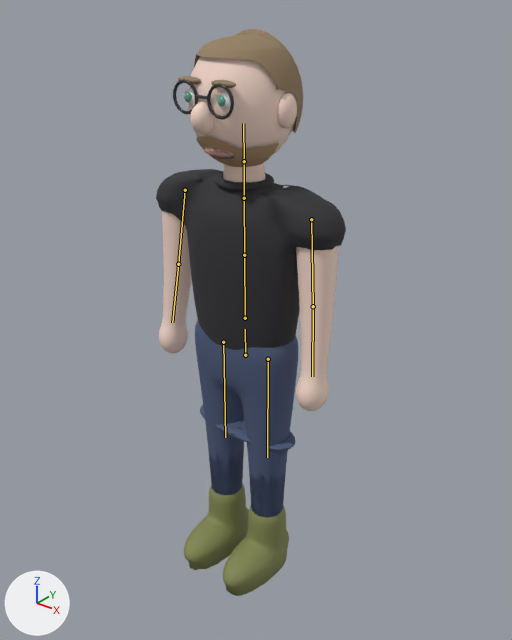
What one commit did to the glTF model assets/chars/julian.glb.
The view is the same before and after, from a 50 mm lens placed at (1.455, -1.758, 2.179), pointed at (0.034, 0.019, 1.077). Lighting does not change. The marker at lower left points along +X, +Y and +Z. The picture after the commit comes second. The bones that change are drawn over the model as lines.

The first picture shows 'Hals', 'Haut_Koerper', 'Hose', 'HoseDown', 'Kopf_Gruppe', 'Kragen', 'Schuh_L', 'Schuh_R', 'Shirt'.
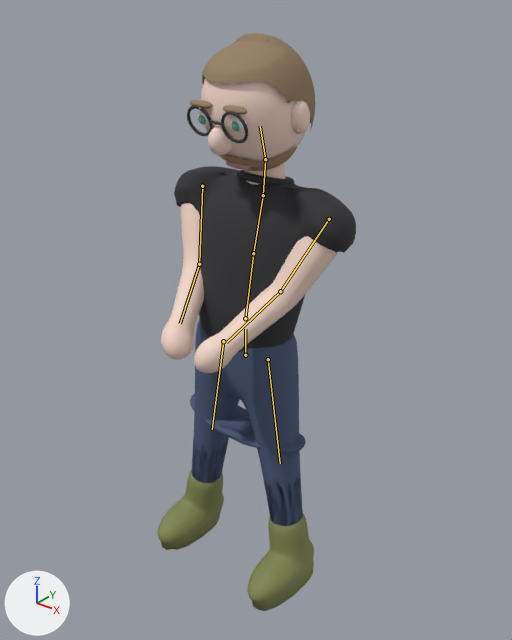
The newer file adds an action. The first version stands in its rest pose; the second is drawn at frame 29 of the action 'Pee'.

The change in detail:
Bone 'Hips' (bone_hips) turns from (0, 0, 0) to (0, 0, -1) degrees about its own x, y and z.
Bone 'Spine' (bone_spine) turns from (0, 0, 0) to (-9, 0, -1) degrees about its own x, y and z.
Bone 'Chest' (bone_chest) turns from (0, 0, 0) to (-4, 0, 0) degrees about its own x, y and z.
Bone 'Neck' (bone_neck) turns from (0, 0, 0) to (8, 0, 0) degrees about its own x, y and z.
Bone 'Head' (bone_head) turns from (0, 0, 0) to (22, 0, 0) degrees about its own x, y and z.
Bone 'UpperArm.L' (bone_upperarm_l) turns from (0, 0, 0) to (-12, 0, 24) degrees about its own x, y and z.
Bone 'LowerArm.L' (bone_lowerarm_l) turns from (0, 0, 0) to (-22, 0, 0) degrees about its own x, y and z.
Bone 'UpperArm.R' (bone_upperarm_r) turns from (0, 0, 0) to (-12, 0, -24) degrees about its own x, y and z.
Bone 'LowerArm.R' (bone_lowerarm_r) turns from (0, 0, 0) to (-22, 0, 0) degrees about its own x, y and z.
Bone 'UpperLeg.L' (bone_upperleg_l) turns from (0, 0, 0) to (0, 0, -9) degrees about its own x, y and z.
Bone 'UpperLeg.R' (bone_upperleg_r) turns from (0, 0, 0) to (0, 0, 9) degrees about its own x, y and z.

Location of each change, [x1, y1, x2, y2] in pixels of the pictures (512 x 640 px):
'Shirt', posed: before [156, 169, 346, 350]; after [174, 166, 356, 353]
'Haut_Koerper', posed (15% shorter): before [159, 211, 339, 411]; after [161, 203, 338, 373]
'Kopf_Gruppe', posed: before [173, 29, 303, 167]; after [187, 33, 315, 171]
'Hose', posed: before [195, 320, 298, 483]; after [192, 319, 303, 526]
'Schuh_L', posed (7% taller): before [223, 505, 289, 596]; after [247, 514, 314, 611]
'Schuh_R', posed (7% shorter): before [184, 483, 249, 570]; after [158, 469, 224, 550]
'HoseDown', posed (21% wider, 17% taller): before [200, 405, 296, 518]; after [190, 394, 306, 526]
'Hals', posed: before [223, 163, 265, 182]; after [245, 162, 285, 185]
'Kragen', posed (16% shorter): before [215, 173, 274, 191]; after [237, 170, 294, 185]
bone 'Spine', root to tip: before (245, 318) to (244, 255); after (245, 318) to (253, 253)
bone 'Chest', root to tip: before (244, 255) to (244, 198); after (253, 253) to (263, 195)
bone 'Neck', root to tip: before (244, 198) to (244, 161); after (263, 195) to (265, 159)
bone 'Head', root to tip: before (244, 161) to (243, 123); after (265, 159) to (260, 126)
bone 'UpperArm.L', root to tip: before (311, 219) to (313, 306); after (329, 219) to (280, 291)
bone 'LowerArm.L', root to tip: before (313, 306) to (312, 376); after (280, 291) to (226, 342)
bone 'UpperArm.R', root to tip: before (185, 190) to (178, 264); after (202, 186) to (199, 264)
bone 'LowerArm.R', root to tip: before (178, 264) to (172, 322); after (199, 264) to (180, 323)
bone 'UpperLeg.L', root to tip: before (268, 359) to (267, 457); after (268, 359) to (280, 463)
bone 'UpperLeg.R', root to tip: before (223, 342) to (225, 437); after (223, 341) to (212, 429)
